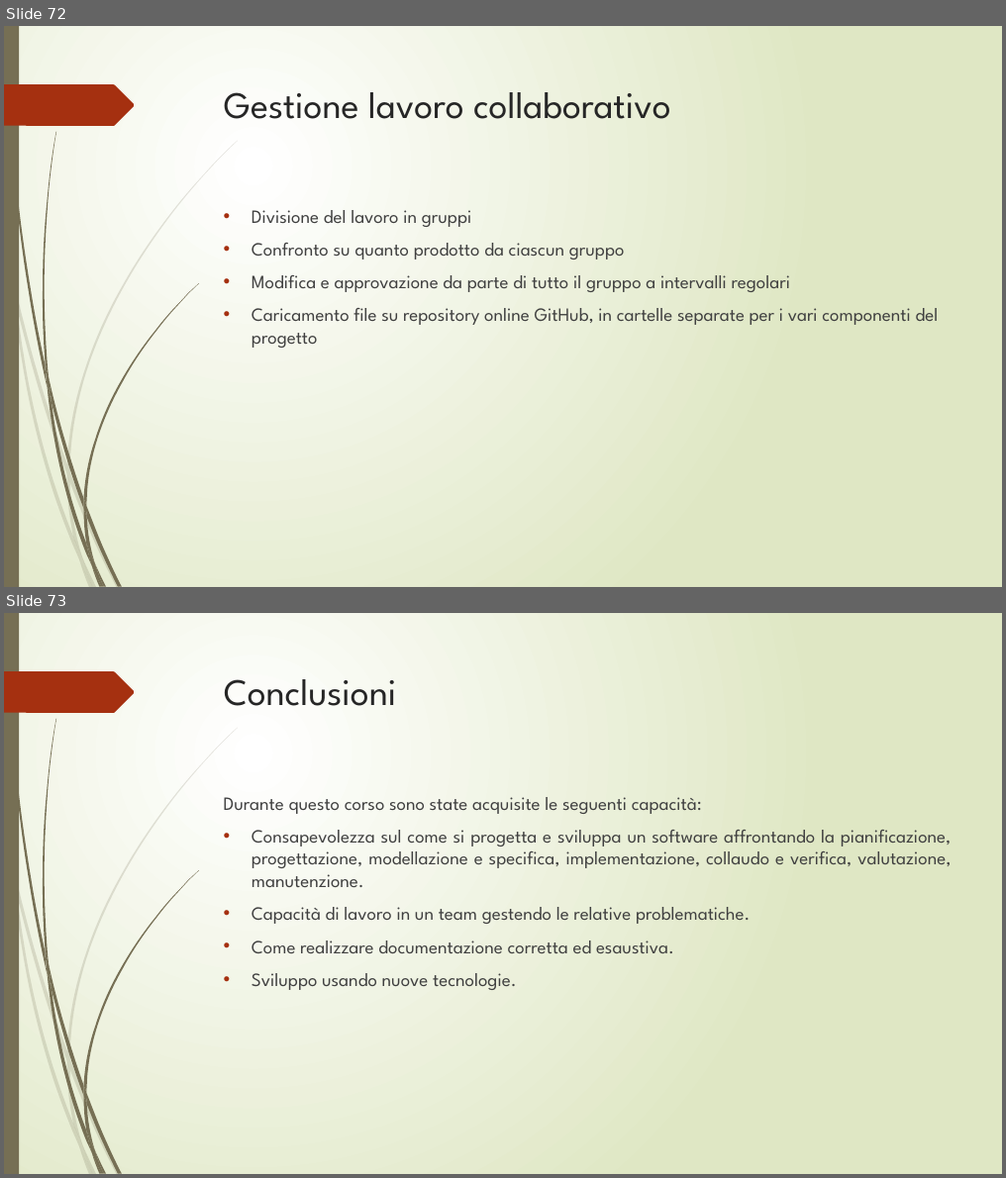
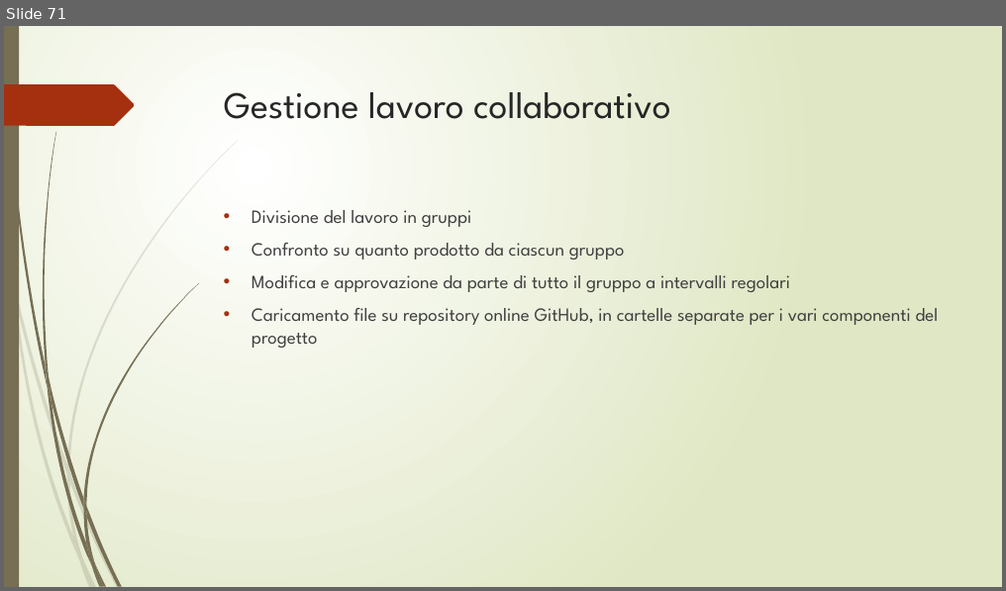
Before and after one commit to lpleo/Ingegneria_Software_2014, a slide deck: Slide/slide_FINALI.pptx. Shown one above the other, each under a label of ours: slides 72 and 73 before the commit, slide 71 after it. The pictures are 1006x1178 and 1006x591 pixels, drawn with LibreOffice and Linux fonts; fonts in the diff are those of the drawing. Boxes give left, top, right and bottom in pixels: in the first picture for what was removed or moved away, otherwise in the second. Text is boxed around its words. In the diff, an @@ line names an element or a change of style, - is before the commit and + after.

```diff
--- a/Slide/slide_FINALI.pptx
+++ b/Slide/slide_FINALI.pptx
@@ slide 73 removed at bbox=[4, 613, 1002, 1174], background gradient #FFFFFF to #DFE8C4; not listed: 24 template elements that a slide beside it also shows @@
@@ title removed at bbox=[224, 679, 397, 706] @@
-Conclusioni
@@ text removed at bbox=[224, 797, 950, 990] @@
-Durante questo corso sono state acquisite le seguenti capacità:
-• Consapevolezza sul come si progetta e sviluppa un software affrontando la pianificazione, progettazione, modellazione e specifica, implementazione, collaudo e verifica, valutazione, manutenzione.
-• Capacità di lavoro in un team gestendo le relative problematiche.
-• Come realizzare documentazione corretta ed esaustiva.
-• Sviluppo usando nuove tecnologie.
@@ what was slide 72 is now slide 71 @@
```
Also in this commit, not shown: 5 slides changed, 2 other slides removed, 7 other files.
